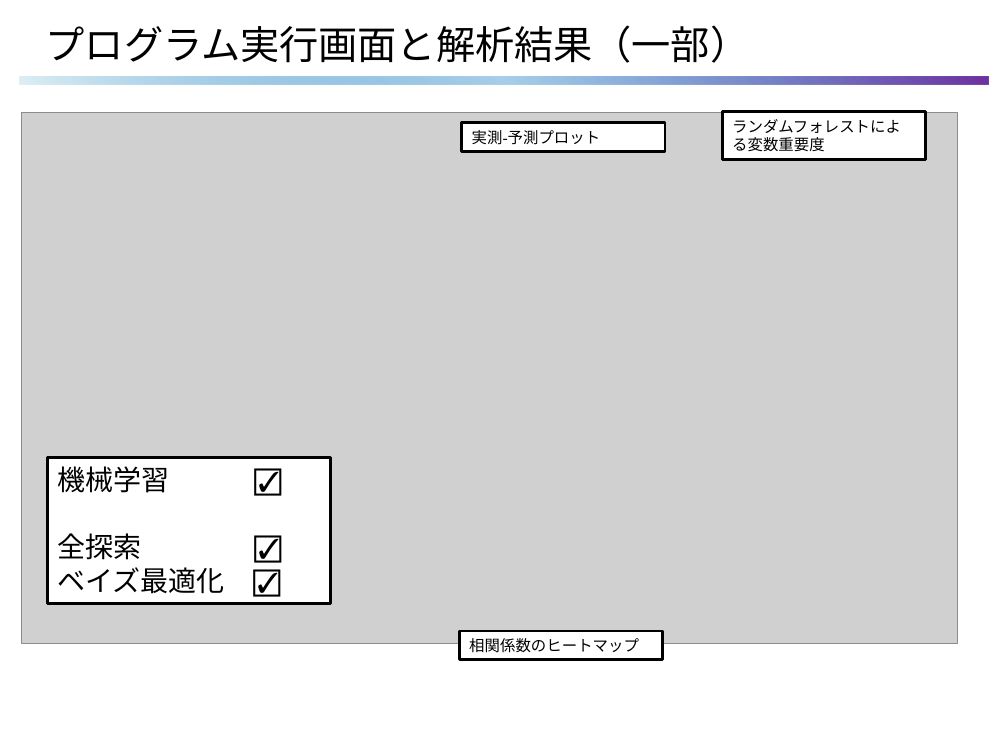
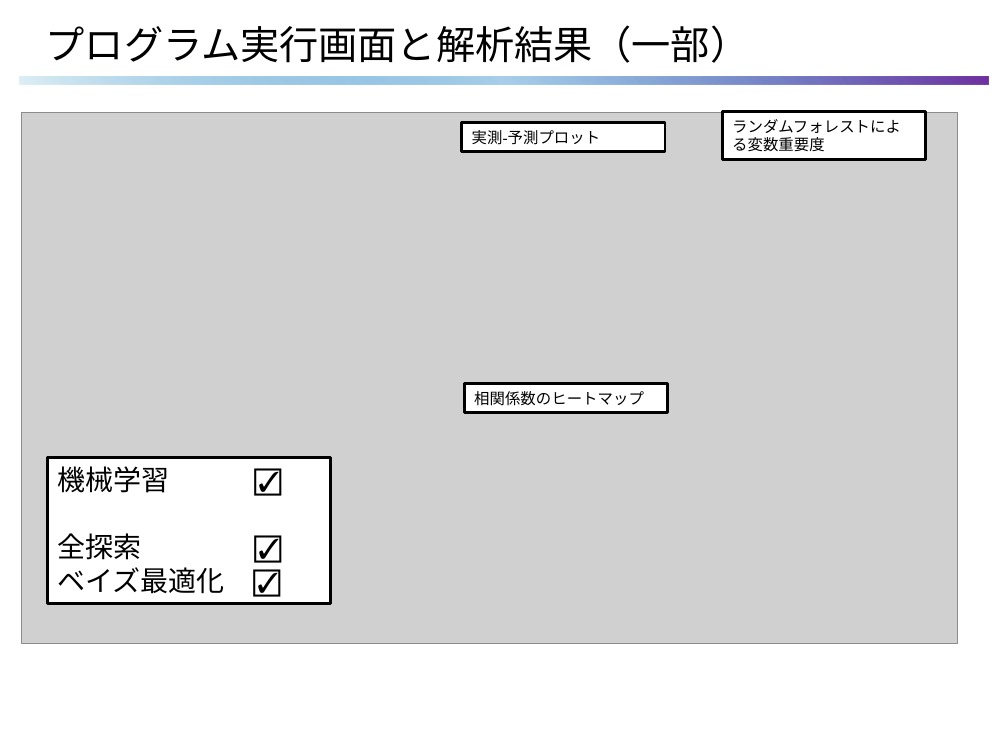
Before and after one commit to hori1537/CAB-Analyze-Bigdata, a slide deck: slide 9 of references/CAB.pptx. Drawn at 1008x756 pixels with LibreOffice and Linux fonts; fonts in the diff are those of the drawing; grey boxes stand for pictures. Boxes give left, top, right and bottom in pixels: in the first picture for what was removed or moved away, otherwise in the second. Text is boxed around its words. In the diff, an @@ line names an element or a change of style, - is before the commit and + after.

```diff
--- a/references/CAB.pptx
+++ b/references/CAB.pptx
@@ rectangle "相関係数のヒートマップ": place and size @@
-rectangle "相関係数のヒートマップ" at (460, 631, 663, 660)
+rectangle "相関係数のヒートマップ" at (465, 384, 668, 413)
```
Also in this commit, not shown: 6 other slides changed, 2 slides added.
